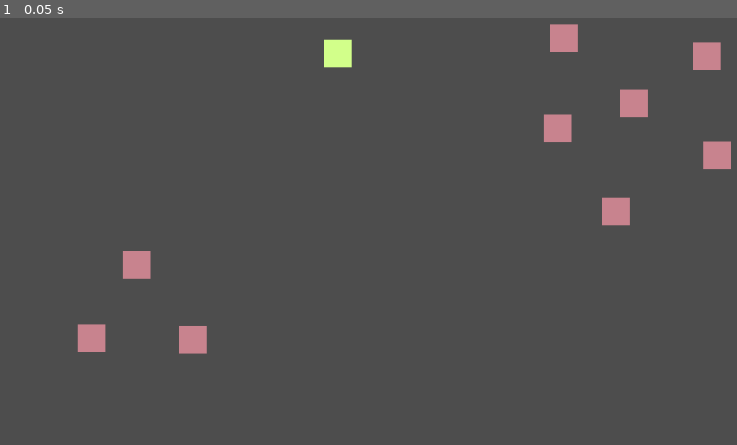
Above: before the commit, frame 1.
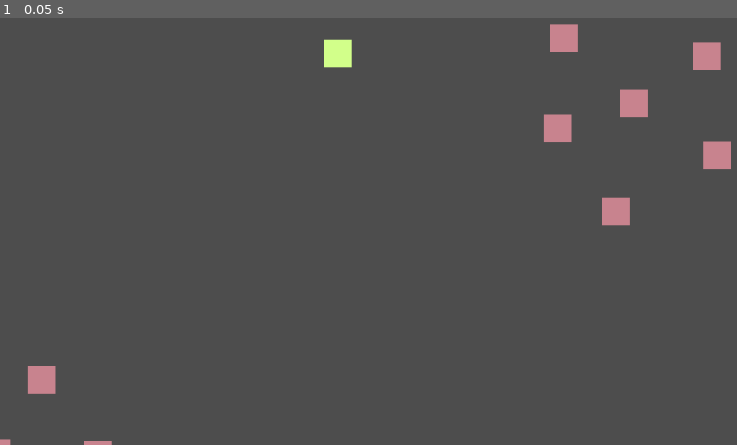
Above: after the commit, the same moment.

Repository: jonathaneeckhout/jdungeon-level-server
Game: Godot game, scene res://scenes/Levels/Grassland/Grassland.tscn
Same seed, same stepped clock (60 frames per second), same inputs: the game is played once before the commit and once after it. This scene is started directly instead of the project's main scene.
Inputs:
- Up to frame 1 (0.05 s): no input

The runs differ from the first frame. In frame 1, 1.1% of the frame differs, in the area x 0-29%, y 54-100%.
Error in both runs: Invalid access to property or key 'response' on a base object of type 'bool'. (res://scripts/commonConnection.gd:25)

Commit message:
move wolves a bit out of the way

Diff:
--- a/scenes/Levels/Grassland/Grassland.tscn
+++ b/scenes/Levels/Grassland/Grassland.tscn
@@ -16,17 +16,17 @@
 [node name="EnemySpawnLocations" type="Node2D" parent="."]
 
 [node name="Wolf" parent="EnemySpawnLocations" instance=ExtResource("3_tknl2")]
-position = Vector2(197, 388)
+position = Vector2(60, 554)
 enemy_scene = ExtResource("1_wgwrv")
 respawn_time = 3
 
 [node name="Wolf2" parent="EnemySpawnLocations" instance=ExtResource("3_tknl2")]
-position = Vector2(278, 496)
+position = Vector2(141, 662)
 enemy_scene = ExtResource("1_wgwrv")
 respawn_time = 3
 
 [node name="Wolf3" parent="EnemySpawnLocations" instance=ExtResource("3_tknl2")]
-position = Vector2(132, 494)
+position = Vector2(-5, 660)
 enemy_scene = ExtResource("1_wgwrv")
 respawn_time = 3
 
